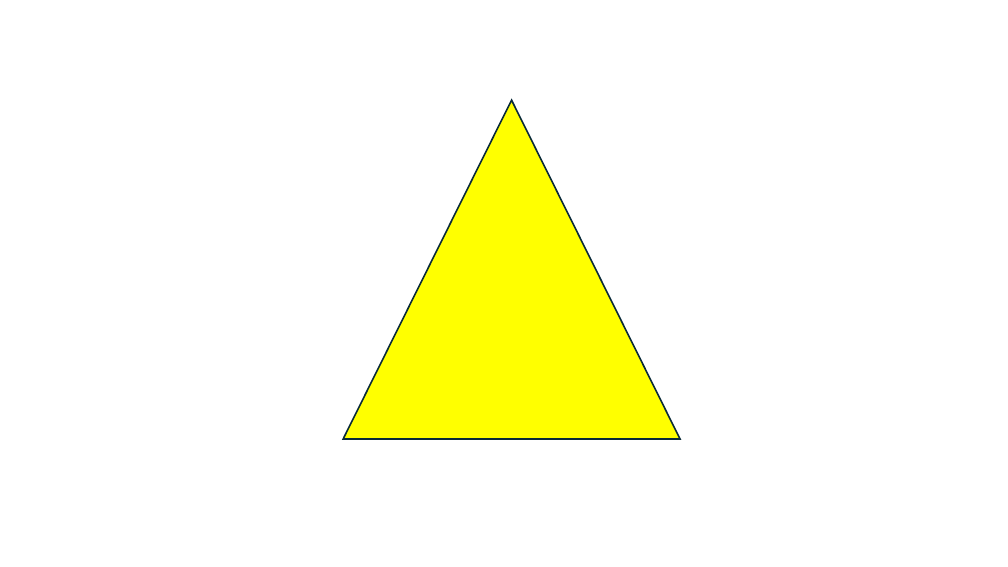
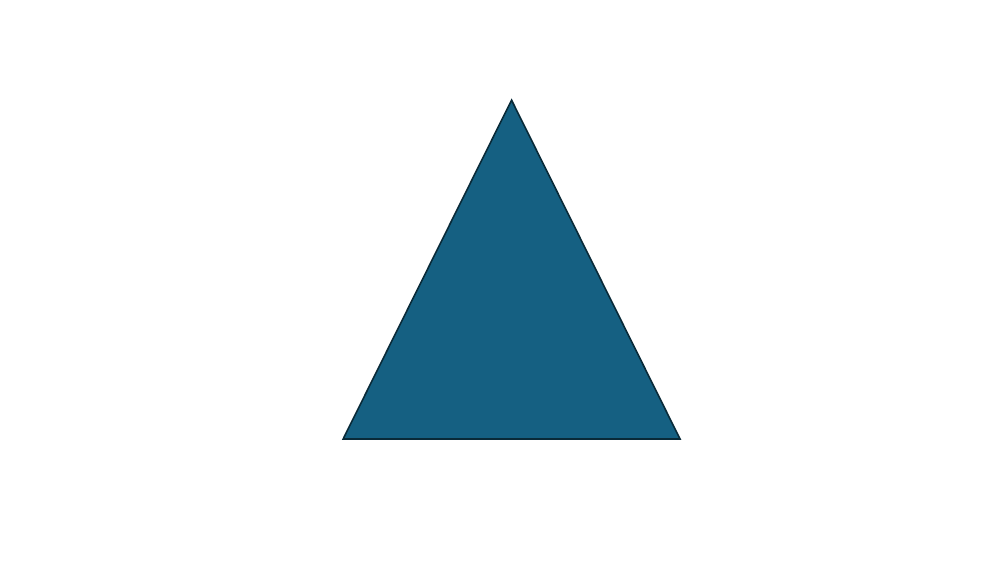
Before and after one commit to 40docs/video-as-code, a slide deck: slide 3 of input/shapes.pptx. Drawn at 1008x567 pixels with LibreOffice and Linux fonts; fonts in the diff are those of the drawing. Boxes give left, top, right and bottom in pixels: in the first picture for what was removed or moved away, otherwise in the second. Text is boxed around its words. In the diff, an @@ line names an element or a change of style, - is before the commit and + after.

```diff
--- a/input/shapes.pptx
+++ b/input/shapes.pptx
@@ triangle at (343,100,681,439): fill #FFFF00 to #156082 @@
```
Also in this commit, not shown: 1 slide removed.
